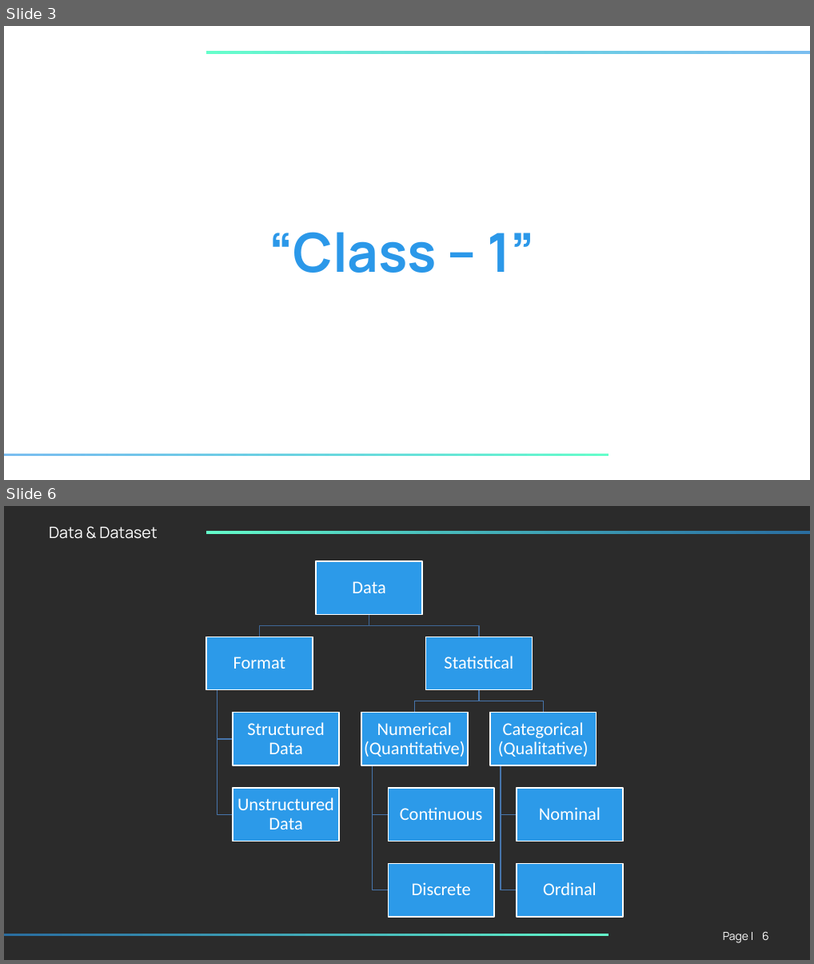
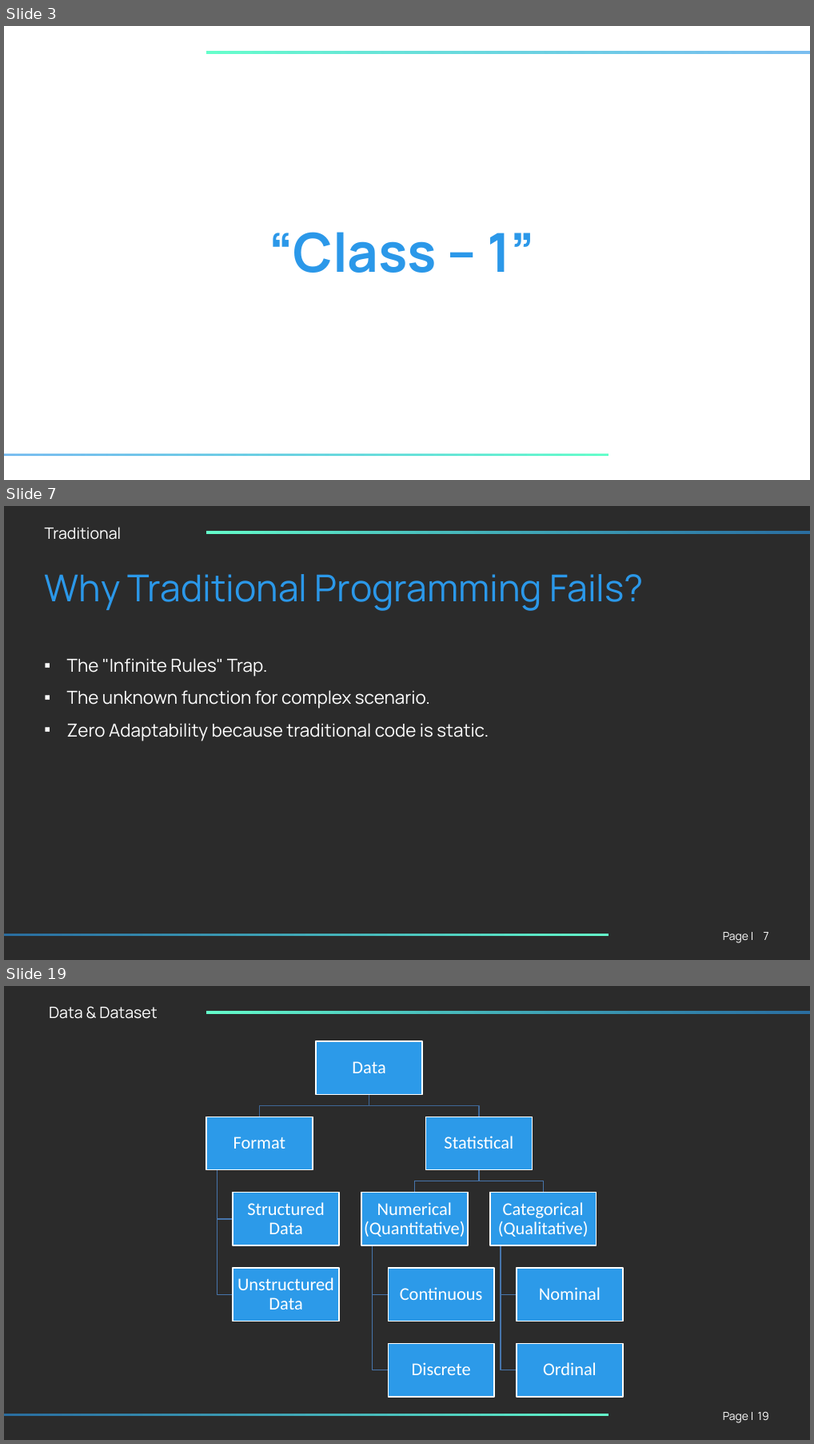
Before and after one commit to KMINDS-Org/INFERENCE-ITERATION-1-, a slide deck: Lvl1_1_ML_Starter_Pack/Class_1/Lvl_1_ML_Starter_Pack_Class_1.pptx. Shown one above the other, each under a label of ours: slides 3 and 6 before the commit, slides 3, 7 and 19 after it; the slides between them are not shown. The pictures are 814x964 and 814x1444 pixels, drawn with LibreOffice and Linux fonts; fonts in the diff are those of the drawing; background and template pictures are left out; a plain dark background stands for a picture behind light text. Boxes give left, top, right and bottom in pixels: in the first picture for what was removed or moved away, otherwise in the second. Text is boxed around its words. In the diff, an @@ line names an element or a change of style, - is before the commit and + after.

```diff
--- a/Lvl1_1_ML_Starter_Pack/Class_1/Lvl_1_ML_Starter_Pack_Class_1.pptx
+++ b/Lvl1_1_ML_Starter_Pack/Class_1/Lvl_1_ML_Starter_Pack_Class_1.pptx
@@ slide 7 added at (x1=4, y1=506, x2=810, y2=960), background picture (left out) @@
@@ text added at (x1=45, y1=527, x2=121, y2=540), 28 pt, text #FFFFFF @@
+Traditional
@@ rectangle added at (x1=207, y1=531, x2=810, y2=533), fill gradient #2B98E9 to #66FFCC @@
@@ text added at (x1=44, y1=574, x2=644, y2=611), 66 pt, text gradient #2B98E9 to #66FFCC @@
+Why Traditional Programming Fails?
@@ text added at (x1=67, y1=658, x2=489, y2=741), 32 pt, text #FFFFFF @@
+▪ The "Infinite Rules" Trap.
+▪ The unknown function for complex scenario.
+▪ Zero Adaptability because traditional code is static.
@@ rectangle added at (x1=4, y1=933, x2=609, y2=936), fill gradient #2B98E9 to #66FFCC @@
@@ text added at (x1=723, y1=932, x2=749, y2=943), 20 pt, text #FFFFFF @@
+Page |
@@ page number added at (x1=764, y1=932, x2=770, y2=940), 20 pt, text #FFFFFF @@
+7
@@ what was slide 6 is now slide 19 @@
@@ page number at (x1=758, y1=1411, x2=770, y2=1420): text changed @@
-6
+19
```
Also in this commit, not shown: 15 slides changed, 30 other slides added, 1 other file.
